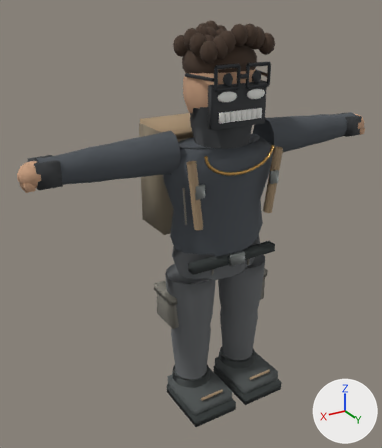
The glTF model game/assets/models/river_explorer_rigged.glb: old version first, new version second.
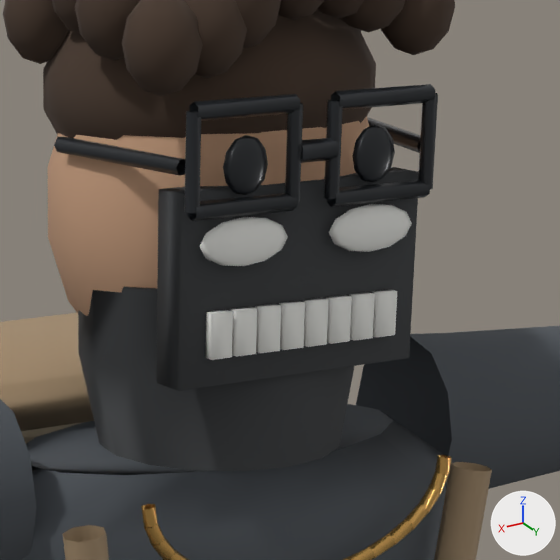
Each version appears first whole from a 50 mm lens placed at (11.88, 17.55, 17.54), pointed at (0.72, -1.05, 8.23), and next in a close-up on the part from 45% to 78% of the width and 9% to 38% of the height. The lights are fixed; the arrows at lower right show +X, +Y and +Z. The older version's two pictures come first. Vertices at exactly the same position are counted once.

Before the edit, the objects in view are built like this:
```python
me_riverexplorerskinned = bpy.data.meshes.new('RiverExplorerSkinned')
me_riverexplorerskinned.from_pydata(...)  # 3254 vertices, 5656 faces; spans x -8.1..8.2, y -3.6..2.2, z 0.0..16.7
me_riverexplorerskinned.materials.append(mat_river_shirt)  # dark grey #4d5359
me_riverexplorerskinned.materials.append(mat_river_cargo)  # dark grey #686a6c
me_riverexplorerskinned.materials.append(mat_river_pocket)  # grey #7c796f
me_riverexplorerskinned.materials.append(mat_river_skin)  # brown #c79e7e
me_riverexplorerskinned.materials.append(mat_river_hair)  # brown #48382c
me_riverexplorerskinned.materials.append(mat_river_gaiter)  # dark grey #3b3d3f
me_riverexplorerskinned.materials.append(mat_river_mask)  # white #ebebe6
me_riverexplorerskinned.materials.append(mat_river_glasses)  # black #24282c
me_riverexplorerskinned.materials.append(mat_river_gold)  # orange #ddad61
me_riverexplorerskinned.materials.append(mat_river_pack)  # brown #847965
me_riverexplorerskinned.materials.append(mat_river_strap)  # beige #a68e6f
me_riverexplorerskinned.materials.append(mat_river_boots)  # dark grey #4f5453
me_riverexplorerskinned.materials.append(mat_river_sole)  # dark grey #353a39
me_riverexplorerskinned.materials.append(mat_river_metal)  # grey #8b908e
ob_riverskin = bpy.data.objects.new('RiverSkin', me_riverexplorerskinned)
ob_riverskin.location = (0.0, 0.0, 0.0)
```
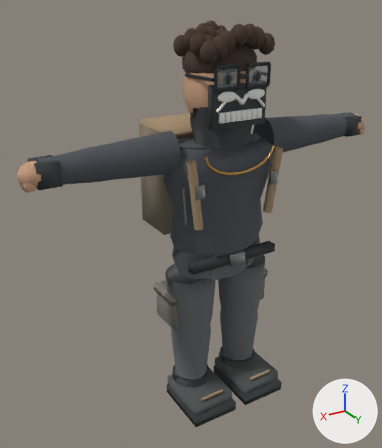
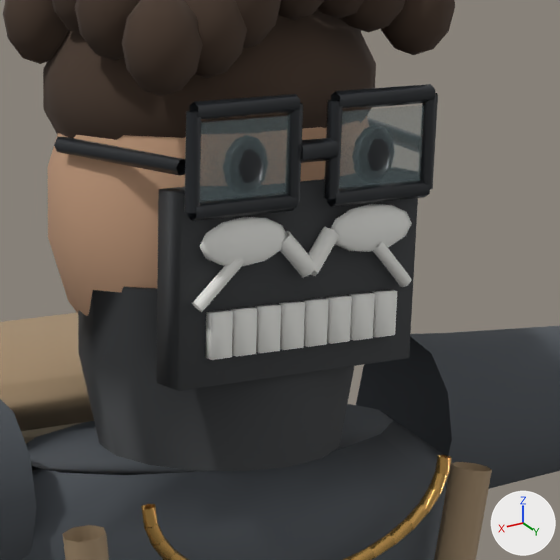
What differs and where, as boxes [x1, y1, x2, y2] in the close-ups (560 x 560 px):
part 1 of me_riverexplorerskinned, added
    after: [339, 105, 424, 189]
part 2 of me_riverexplorerskinned, added
    after: [200, 116, 290, 203]
part 3 of me_riverexplorerskinned, built on
    before: [206, 221, 397, 360]
    after: [192, 221, 412, 360]

The change, as a diff of the scene's bpy script:
```diff
--- a/game/assets/models/river_explorer_rigged.glb.py
+++ b/game/assets/models/river_explorer_rigged.glb.py
@@ mat_river_lens @@
+mat_river_lens = principled_material('River lens')
+mat_river_lens.base_color = (0.27, 0.37, 0.39)  # grey #8ea4a8
+mat_river_lens.metallic = 0.1
+mat_river_lens.roughness = 0.12
+mat_river_lens.alpha = 0.22
@@ me_riverexplorerskinned @@
 # used by ob_riverskin; location = (0.0, 0.0, 0.0)
-me_riverexplorerskinned.from_pydata(...)  # 3254 vertices, 5656 faces; spans x -8.1..8.2, y -3.6..2.2, z 0.0..16.7
+me_riverexplorerskinned.from_pydata(...)  # 3318 vertices, 5728 faces; spans x -8.1..8.2, y -3.6..2.2, z 0.0..16.7
+# me_riverexplorerskinned part 1: a new loose piece, a box spanning x -1.12..-0.24, y 1.444..1.465, z 14.49..15.15, in mat_river_lens (grey #8ea4a8)
+# me_riverexplorerskinned part 2: a new loose piece, a box spanning x 0.24..1.12, y 1.444..1.465, z 14.49..15.15, in mat_river_lens (grey #8ea4a8)
+# me_riverexplorerskinned part 3
+# 63 faces are deleted
+# 8 vertices move within x -1.0..1.0, y 1.4..1.5, z 13.6..14.1
+# 48 vertices are added at x -1.1..1.1, y 1.3..1.5, z 13.6..14.2
+# 111 new faces join them, mat_river_mask (white #ebebe6)
 me_riverexplorerskinned.materials.append(mat_river_shirt)
@@ me_riverexplorerskinned @@
 me_riverexplorerskinned.materials.append(mat_river_metal)
+me_riverexplorerskinned.materials.append(mat_river_lens)  # grey #8ea4a8
```
